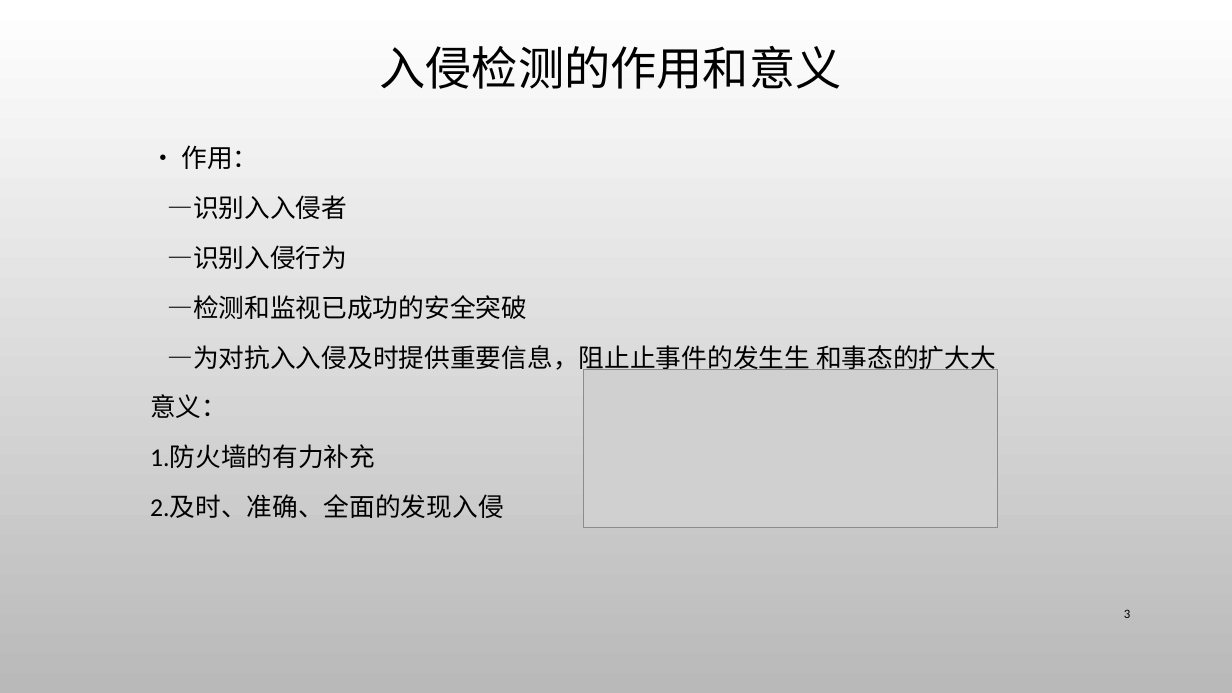
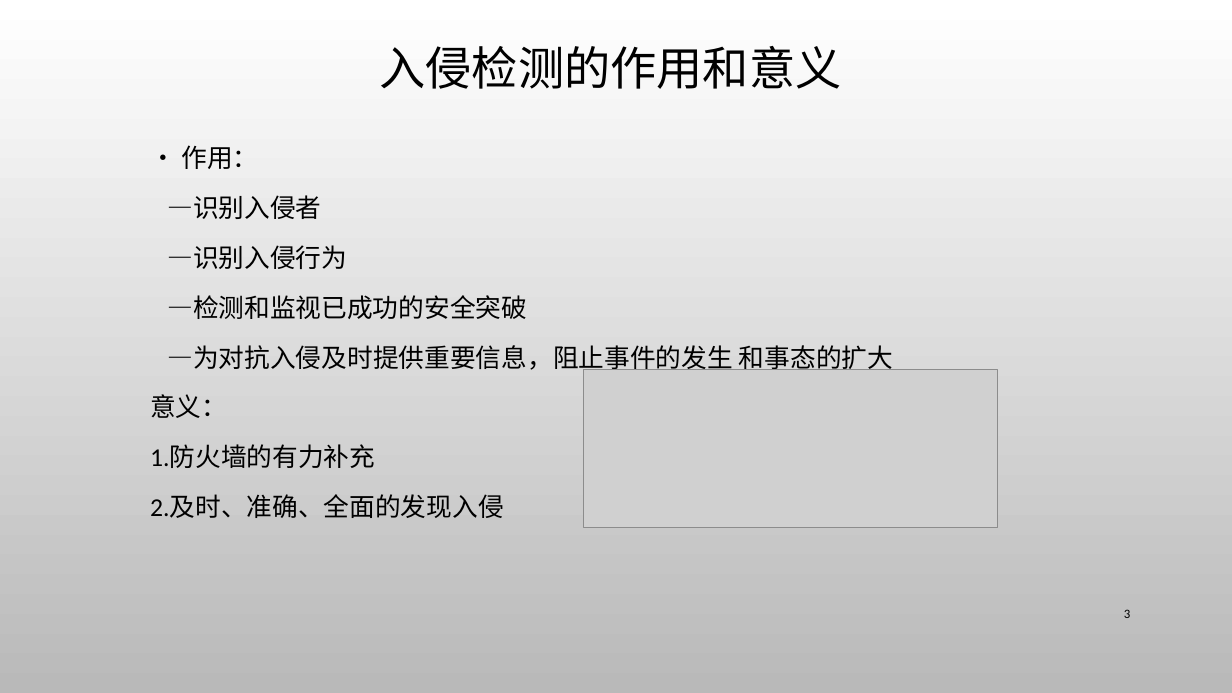
Before and after one commit to CUCCS/ns, a slide deck: slide 3 of 2016-2/HJJ_ZL/flippedclassroom/Snort入侵检测防御系统.pptx. Drawn at 1232x693 pixels with LibreOffice and Linux fonts; fonts in the diff are those of the drawing; grey boxes stand for pictures; background and template pictures are left out. Boxes give left, top, right and bottom in pixels: in the first picture for what was removed or moved away, otherwise in the second. Text is boxed around its words. In the diff, an @@ line names an element or a change of style, - is before the commit and + after.

Commit message:
Snort入侵检测防御系统
修改了之前ppt叙述不准确的地方和文字错误。

```diff
--- a/2016-2/HJJ_ZL/flippedclassroom/Snort入侵检测防御系统.pptx
+++ b/2016-2/HJJ_ZL/flippedclassroom/Snort入侵检测防御系统.pptx
@@ text at (167, 195, 321, 219): text changed @@
-—识别⼊入侵者
+—识别⼊侵者
@@ text at (167, 345, 893, 373): text changed @@
-—为对抗⼊入侵及时提供重要信息，阻⽌止事件的发⽣生 和事态的扩⼤大
+—为对抗⼊侵及时提供重要信息，阻⽌事件的发生 和事态的扩大
```
Also in this commit, not shown: 8 other slides changed, 4 slides added.
